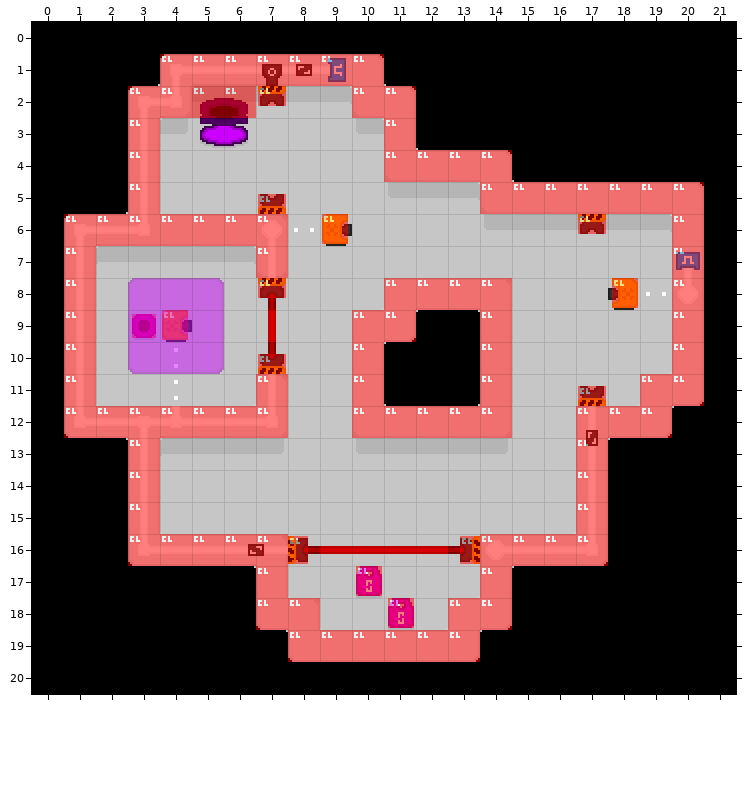
Level history. Tiled map: Tiled/maps_alpha/level7.tmx. The picture above was drawn from the file before the commit.
Cells are 16x16 px. Shown: x 0..21, y 0..20. Tiles whose own drawing changed are shown in their newer look in all pictures.
New version:
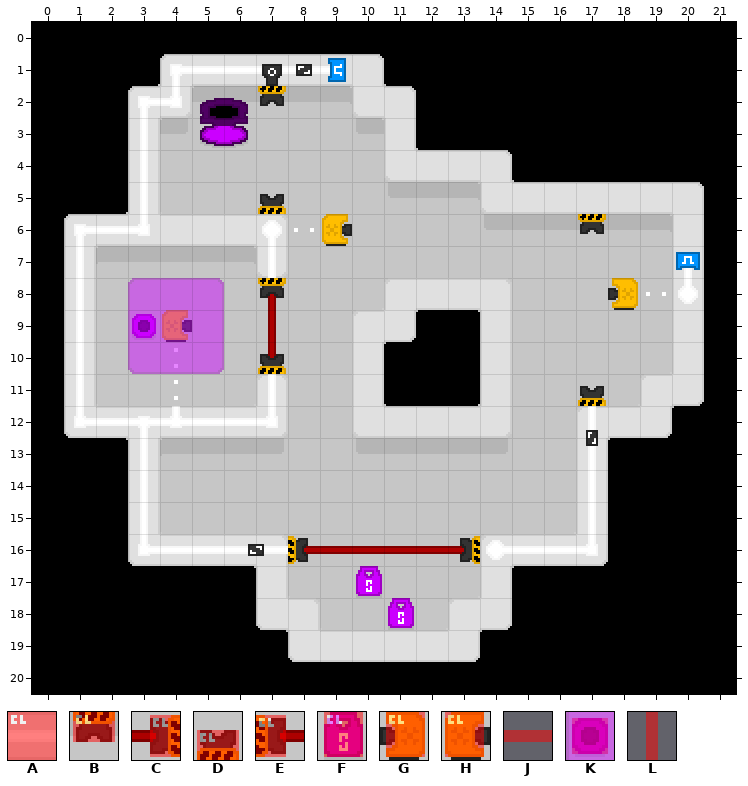
Key: from "porthole-tileset": A 16, B 18, C 19, D 20, E 21, F 53, G 80, H 81, J 112, K 113, L 144.
_ is an empty cell.
See-through tiles are keyed as they look on the map.
Change:
Layer "collision" (now hidden):
y 1: x 4..10 AAAAAAA -> _______
y 2: x 3..7 AAAAB -> _____; x 10..11 AA -> __
y 3: x 3 A -> _; x 11 A -> _
y 4: x 3 A -> _; x 11..14 AAAA -> ____
y 5: x 3 A -> _; x 7 D -> _; x 14..20 AAAAAAA -> _______
y 6: x 1..7 AAAAAAA -> _______; x 9 H -> _; x 17 B -> _; x 20 A -> _
y 7: x 1 A -> _; x 7 A -> _; x 20 A -> _
y 8: x 1 A -> _; x 7 B -> _; x 11..14 AAAA -> ____; x 18 G -> _; x 20 A -> _
y 9: x 1 A -> _; x 3..4 KH -> __; x 7 L -> _; x 10..11 AA -> __; x 14 A -> _; x 20 A -> _
y 10: x 1 A -> _; x 7 D -> _; x 10 A -> _; x 14 A -> _; x 20 A -> _
y 11: x 1 A -> _; x 7 A -> _; x 10 A -> _; x 14 A -> _; x 17 D -> _; x 19..20 AA -> __
y 12: x 1..7 AAAAAAA -> _______; x 10..14 AAAAA -> _____; x 17..19 AAA -> ___
y 13..15: x 3 A -> _; x 17 A -> _
y 16: x 3..17 AAAAAEJJJJCAAAA -> _______________
y 17: x 7 A -> _; x 10 F -> _; x 14 A -> _
y 18: x 7..8 AA -> __; x 11 F -> _; x 13..14 AA -> __
y 19: x 8..13 AAAAAA -> ______
Where, in picture pixels (left, top, right, bottom), the same in both pictures:
removed: (64, 54, 704, 662)
